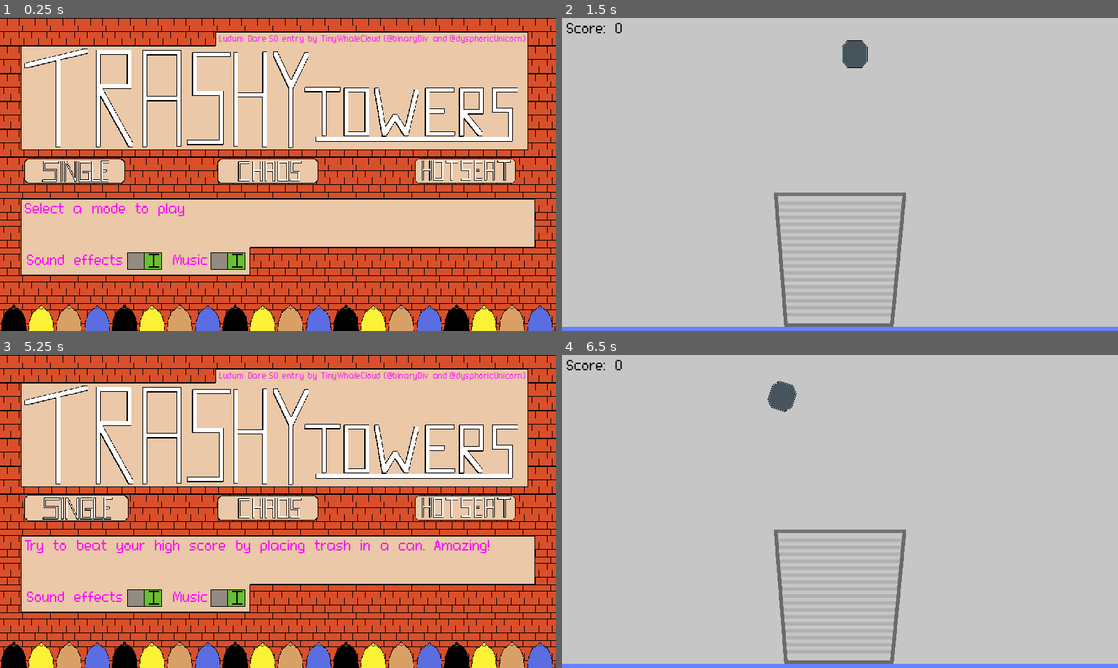
Above: before the commit, frames 1-4 (two rows, left to right).
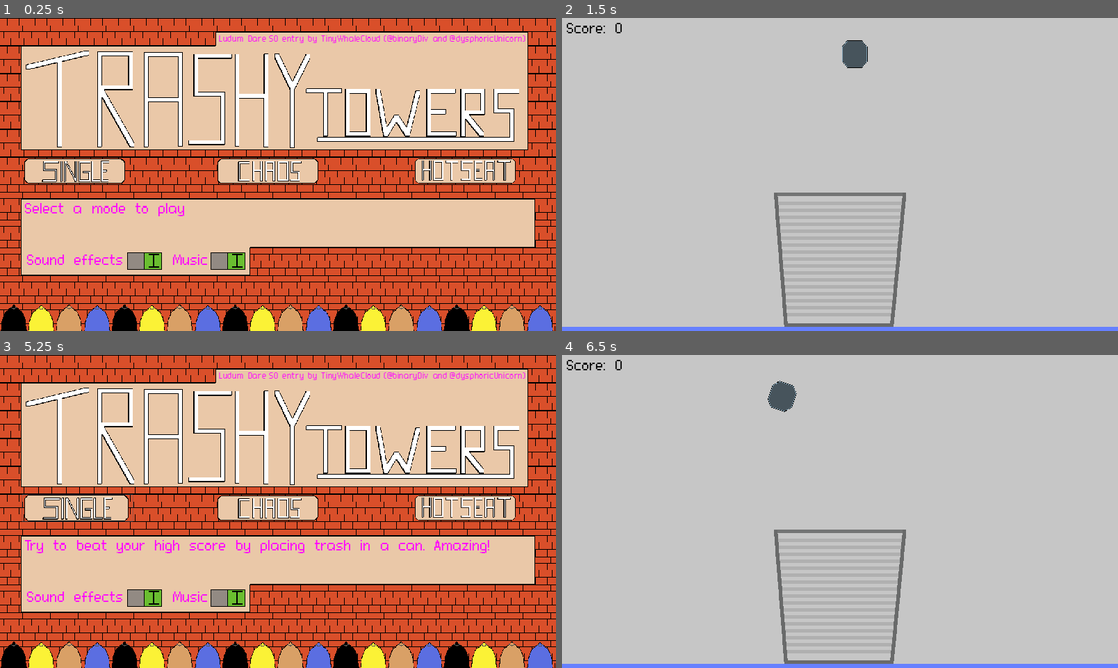
Above: after the commit, the same moments.

Repository: TinyWhaleCloud/ld50-trashytowers
Game: Godot game, scene res://screens/title_screen/TitleScreen.tscn
Two runs of this game, one before a commit and one after it. Both use one fixed random seed, a clock stepped at 60 frames per second and the inputs below. The engine's default icon, where the game draws it, is replaced by a stand-in: a white triangle on a blue panel in a dark square. Sound files missing from this copy of the repository are replaced by a short silence.
Inputs (mouse positions are in pixels of both pictures, inside the frame that each line leads up to):
- Up to frame 1 (0.25 s): no input
- Up to frame 2 (1.5 s): click (639, 171) at 0.5 s; move the mouse to (962, 158) at 1.27 s; hold D (player1_right) from 1.28 s (still down); tap Space (player1_drop) at 1.35 s
- Up to frame 3 (5.25 s): move the mouse to (166, 527) at 2.02 s; tap Q (player1_turn_ccw) at 2.1 s; move the mouse to (333, 442) at 2.77 s; release D (player1_right) at 2.78 s; hold A (player1_left) 2.78-3.53 s; hold E (player1_turn_cw) 2.78-3.53 s; move the mouse to (250, 574) at 3.52 s; hold D (player1_right) 3.53-5 s; tap Space (player1_drop) at 3.6 s; move the mouse to (444, 558) at 4.27 s; hold Q (player1_turn_ccw) 4.28-5 s; tap Escape (ui_cancel) at 4.9 s; click (77, 508) at 5 s
- Up to frame 4 (6.5 s): move the mouse to (673, 464) at 5.77 s; hold A (player1_left) from 5.78 s (still down); tap E (player1_turn_cw) at 5.85 s

The runs differ from the first frame. In frame 1, 4.1% of the frame differs, in the area x 4-94%, y 9-42%; in frame 2, nothing differs; in frame 3, 4.1%; in frame 4, nothing differs.

Commit message:
Change title logo to TextureRect

Diff:
--- a/src/screens/title_screen/TitleScreen.tscn
+++ b/src/screens/title_screen/TitleScreen.tscn
@@ -89,10 +89,13 @@
 text = "Ludum Dare 50 entry by TinyWhaleCloud (@binaryDiv and @dysphoricUnicorn)"
 scroll_active = false
 
-[node name="Header" type="Sprite" parent="."]
-position = Vector2( 660, 179 )
-scale = Vector2( 1.02328, 1.04706 )
+[node name="Header" type="TextureRect" parent="."]
+margin_left = 49.0
+margin_top = 50.0
+margin_right = 1276.0
+margin_bottom = 312.0
 texture = ExtResource( 7 )
+expand = true
 
 [node name="SelectionSoundPlayer" type="AudioStreamPlayer" parent="."]
 stream = ExtResource( 11 )
